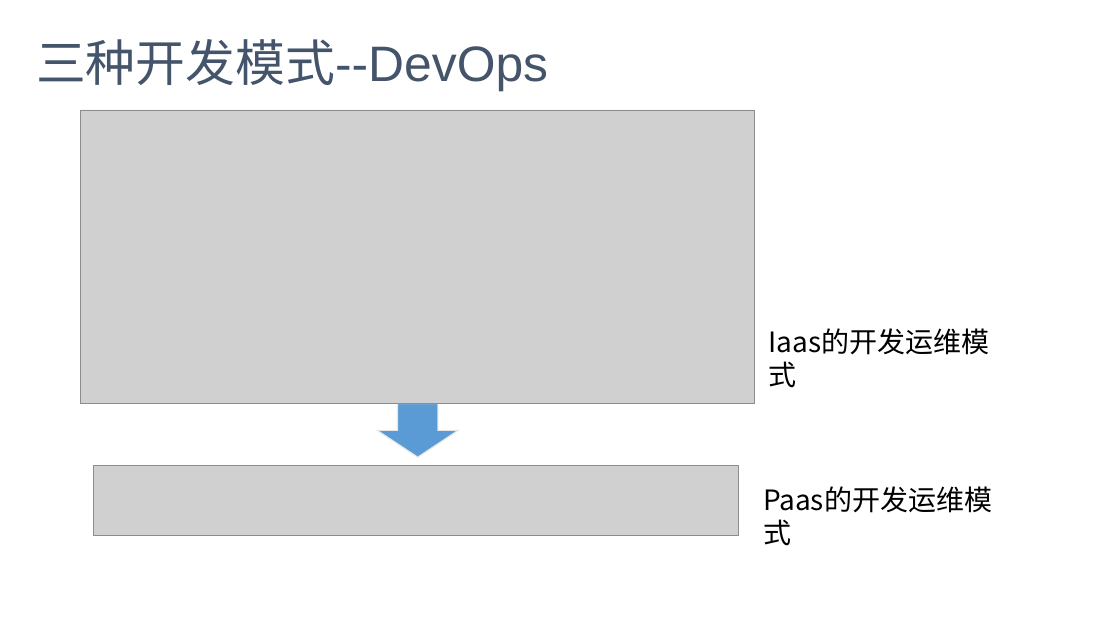
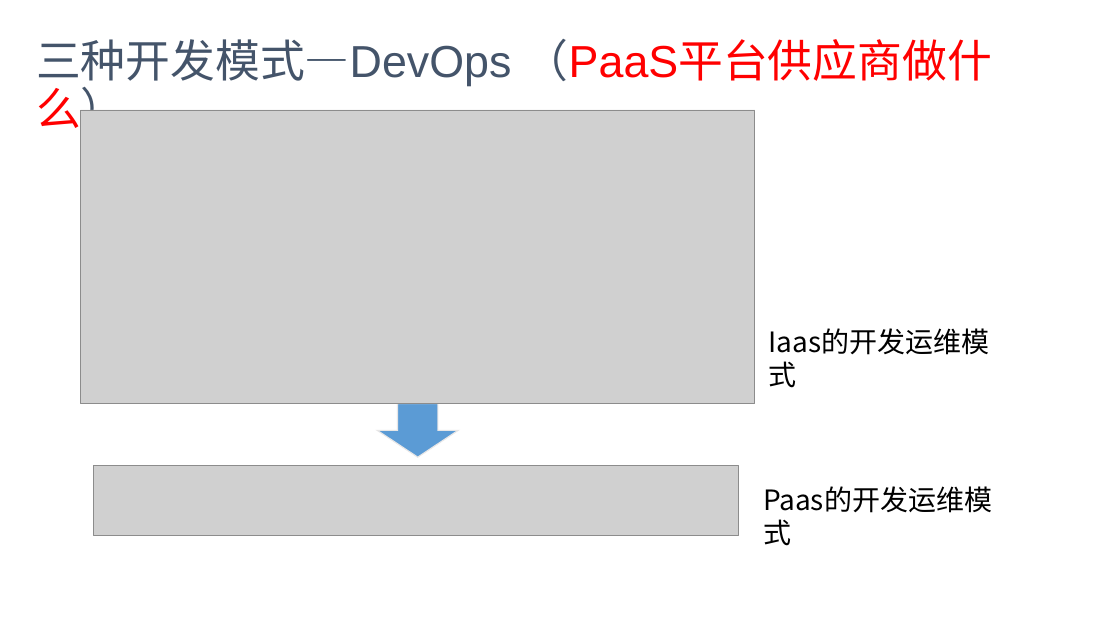
Before and after one commit to barrett-li/document, a slide deck: slide 12 of docker/docker_Paas方案V101.pptx. Drawn at 1120x630 pixels with LibreOffice and Linux fonts; fonts in the diff are those of the drawing; grey boxes stand for pictures. Boxes give left, top, right and bottom in pixels: in the first picture for what was removed or moved away, otherwise in the second. Text is boxed around its words. In the diff, an @@ line names an element or a change of style, - is before the commit and + after.

```diff
--- a/docker/docker_Paas方案V101.pptx
+++ b/docker/docker_Paas方案V101.pptx
@@ title at box(36, 39, 511, 88): text changed; size 42.7 to 38.4 pt @@
-三种开发模式--DevOps
+三种开发模式—DevOps （PaaS平台供应商做什么）
```
Also in this commit, not shown: 6 other slides changed.
